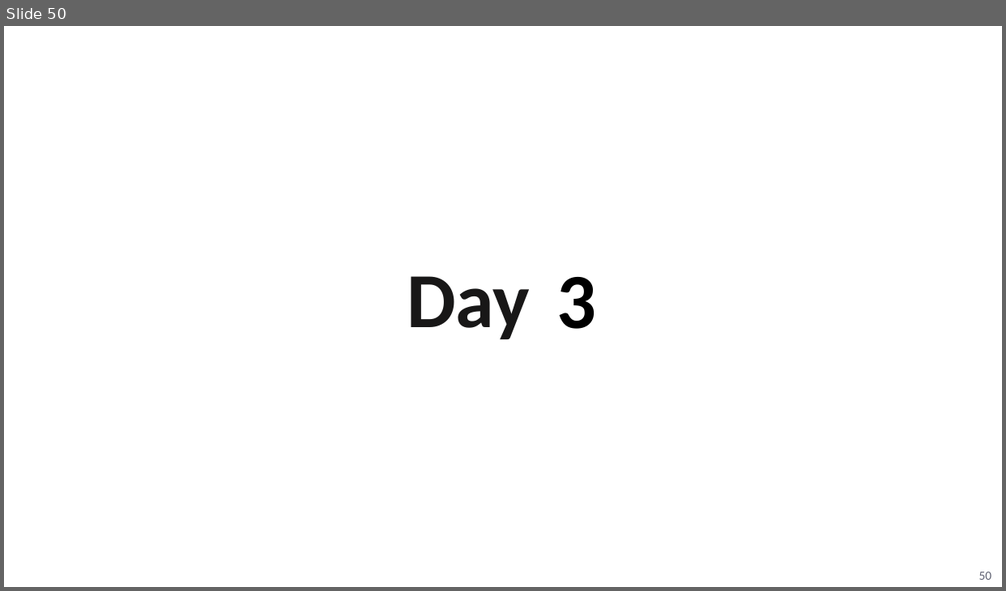
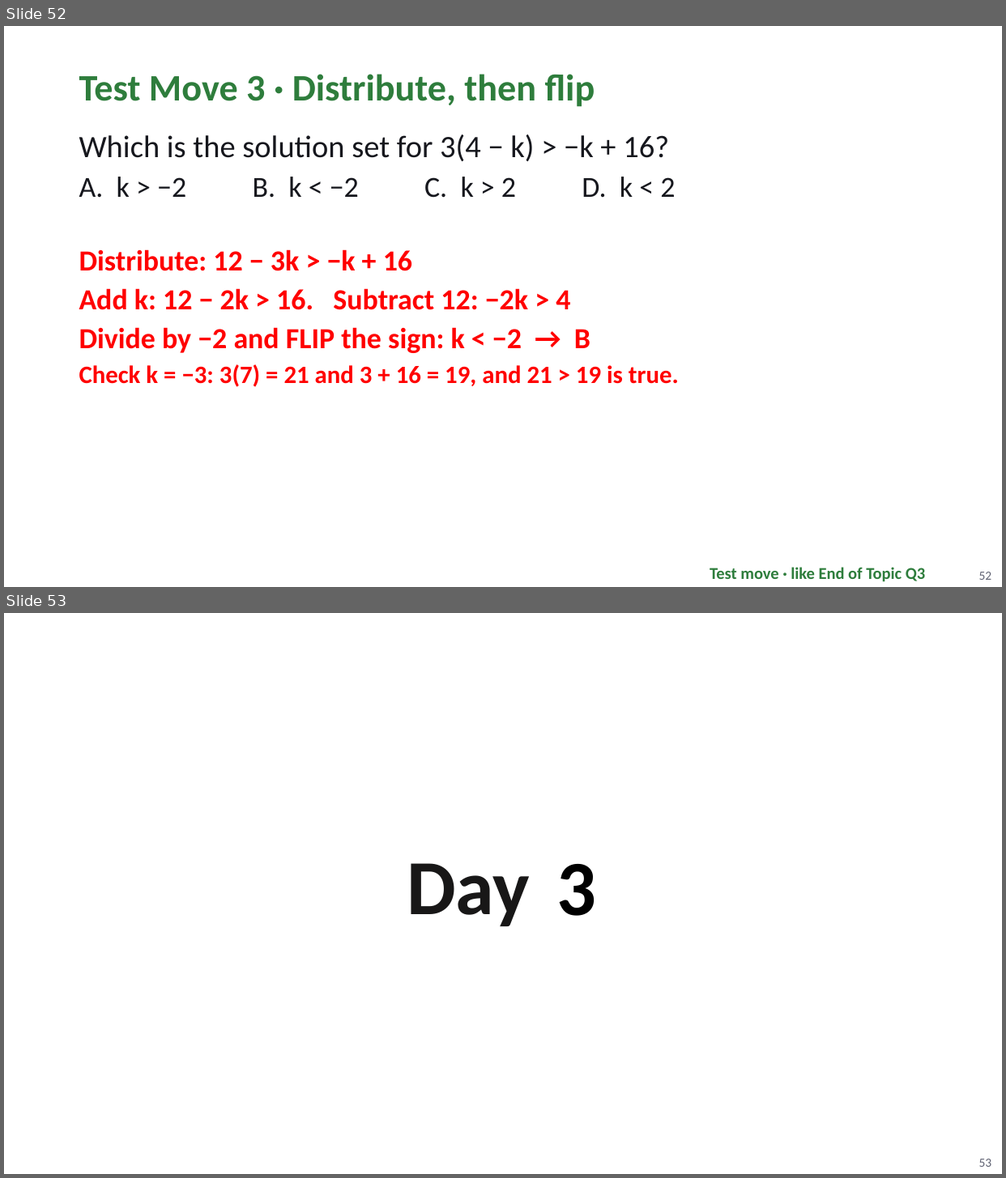
Before and after one commit to Apolloat2022/Algebra1M2U1L4, a slide deck: Module 3 topic 1/BLMathematics_AlgI_M3_T1_L3_LessonSlides_ENG_with_answers.pptx. Shown one above the other, each under a label of ours: slide 50 before the commit, slides 52 and 53 after it. The pictures are 1006x591 and 1006x1178 pixels, drawn with LibreOffice and Linux fonts; fonts in the diff are those of the drawing; background and template pictures are left out. Boxes give left, top, right and bottom in pixels: in the first picture for what was removed or moved away, otherwise in the second. Text is boxed around its words. In the diff, an @@ line names an element or a change of style, - is before the commit and + after.

```diff
--- a/Module 3 topic 1/BLMathematics_AlgI_M3_T1_L3_LessonSlides_ENG_with_answers.pptx
+++ b/Module 3 topic 1/BLMathematics_AlgI_M3_T1_L3_LessonSlides_ENG_with_answers.pptx
@@ slide 52 added at [4,26,1002,587], background #FFFFFF @@
@@ text added at [79,74,595,107], 36 pt, text #2E7D3C, bold @@
+Test Move 3 · Distribute, then flip
@@ text added at [79,135,669,161], 30 pt, text #16171D @@
+Which is the solution set for 3(4 − k) > −k + 16?
@@ text added at [79,177,675,198], 28 pt, text #16171D @@
+A. k > −2 B. k < −2 C. k > 2 D. k < 2
@@ text added at [79,250,412,271], 28 pt, text #FF0000, bold @@
+Distribute: 12 − 3k > −k + 16
@@ text added at [79,288,570,310], 28 pt, text #FF0000, bold @@
+Add k: 12 − 2k > 16. Subtract 12: −2k > 4
@@ text added at [79,327,590,353], 28 pt, text #FF0000, bold @@
+Divide by −2 and FLIP the sign: k < −2 → B
@@ text added at [79,365,679,387], 24 pt, text #FF0000, bold @@
+Check k = −3: 3(7) = 21 and 3 + 16 = 19, and 21 > 19 is true.
@@ text added at [710,567,925,582], 16 pt, text #2E7D3C, bold @@
+Test move · like End of Topic Q3
@@ page number added at [979,572,992,580], 12 pt, text #5F6272 @@
+52
@@ what was slide 50 is now slide 53 @@
@@ page number at [979,1159,992,1167]: text changed @@
-50
+53
```
Also in this commit, not shown: 1 slide changed, 3 other slides added, 33 other files.
